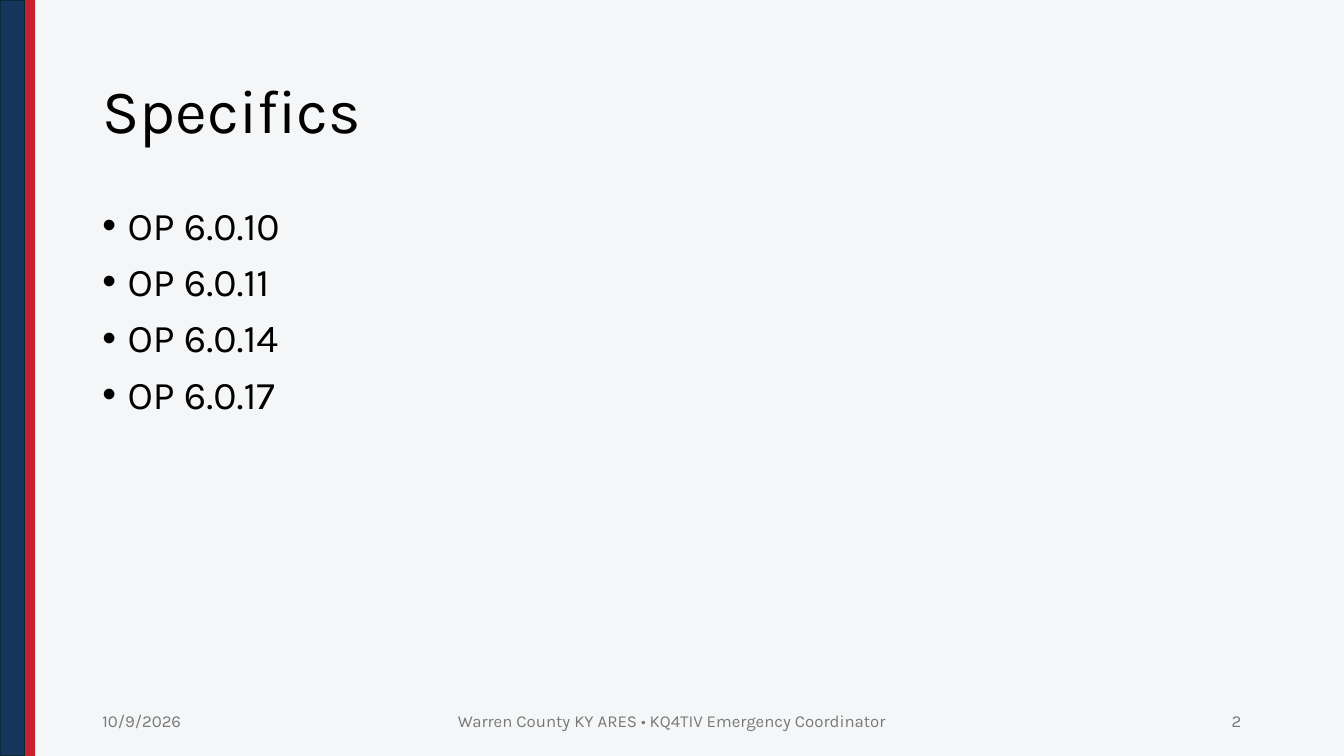
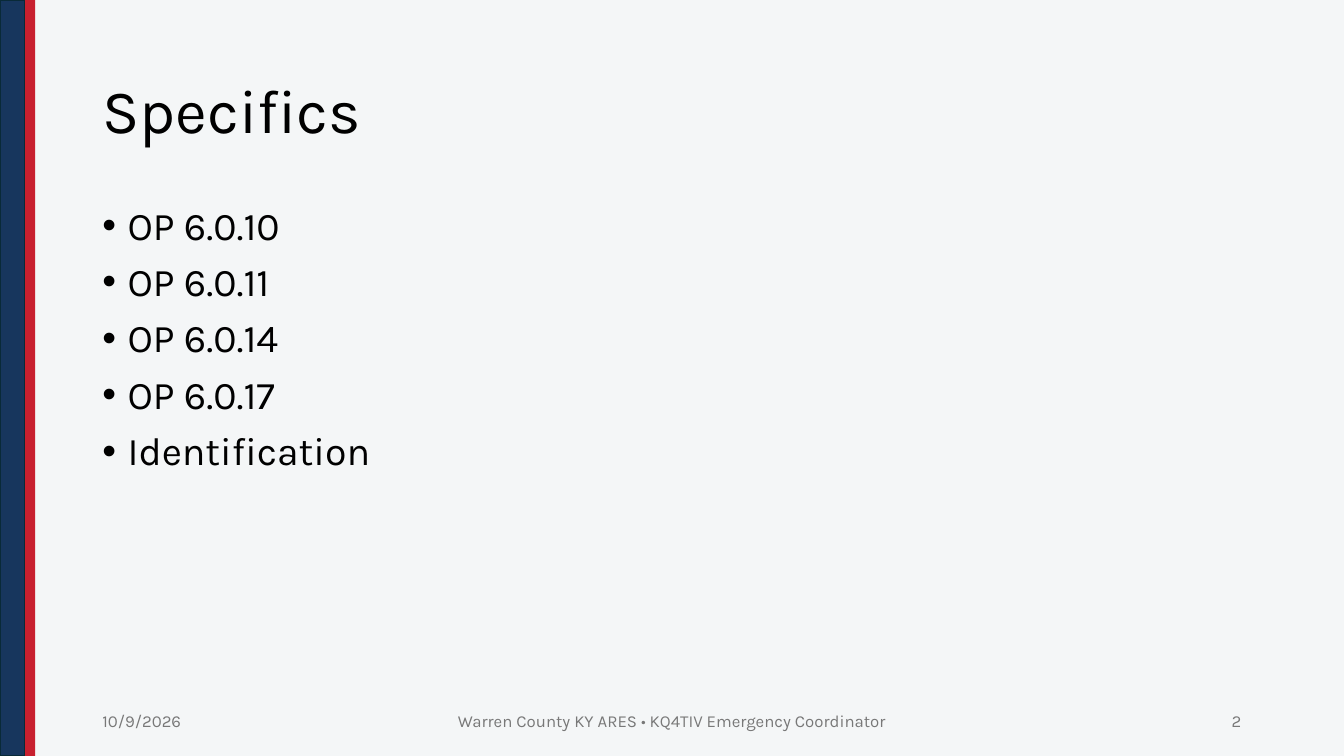
Before and after one commit to nathanielbutts/nathanielbutts.github.io, a slide deck: slide 2 of documents/training/Training_20261010.pptx. Drawn at 1344x756 pixels with LibreOffice and Linux fonts; fonts in the diff are those of the drawing; background and template pictures are left out. Boxes give left, top, right and bottom in pixels: in the first picture for what was removed or moved away, otherwise in the second. Text is boxed around its words. In the diff, an @@ line names an element or a change of style, - is before the commit and + after.

```diff
--- a/documents/training/Training_20261010.pptx
+++ b/documents/training/Training_20261010.pptx
@@ text at (128,438,371,466): paragraph added @@
+• Identification
```
Also in this commit, not shown: 11 slides added, 2 other files.
